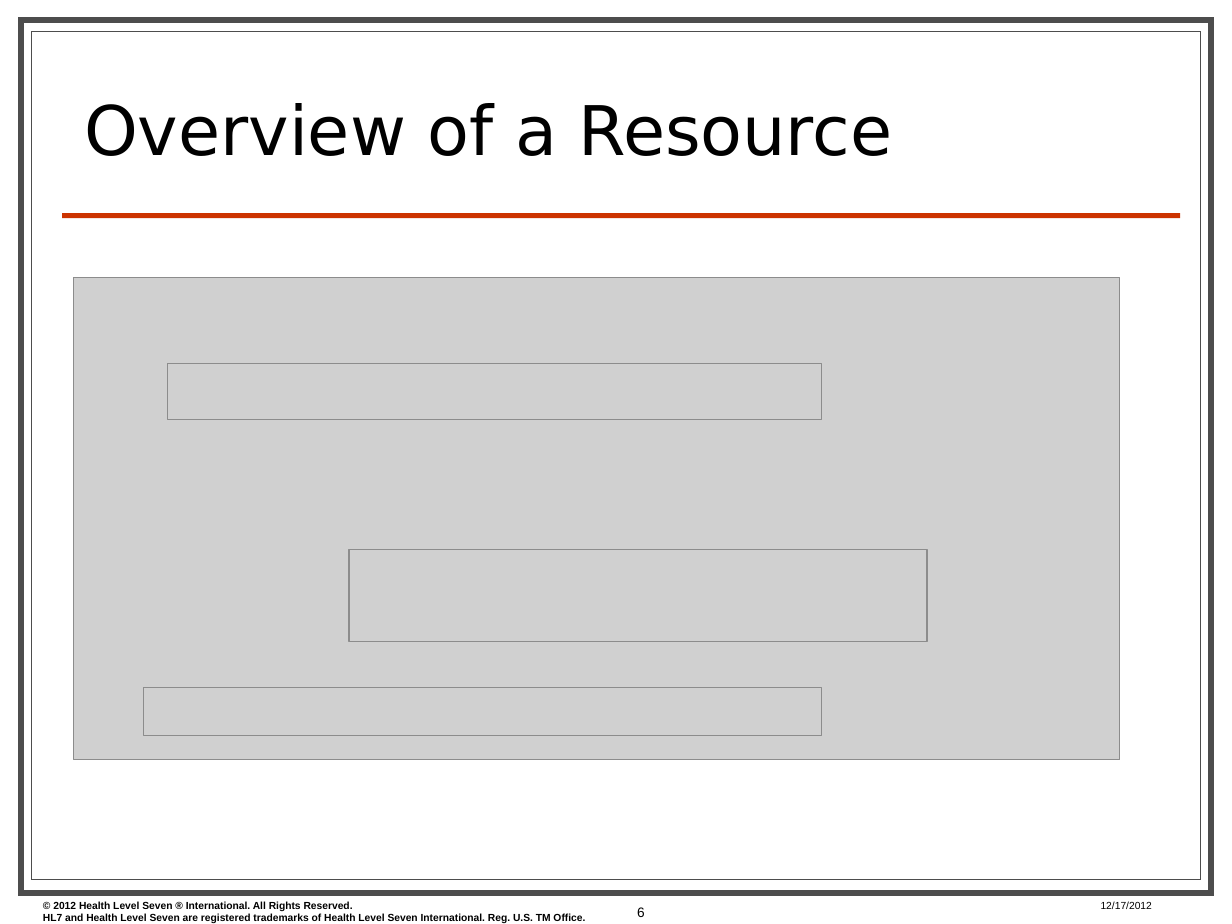
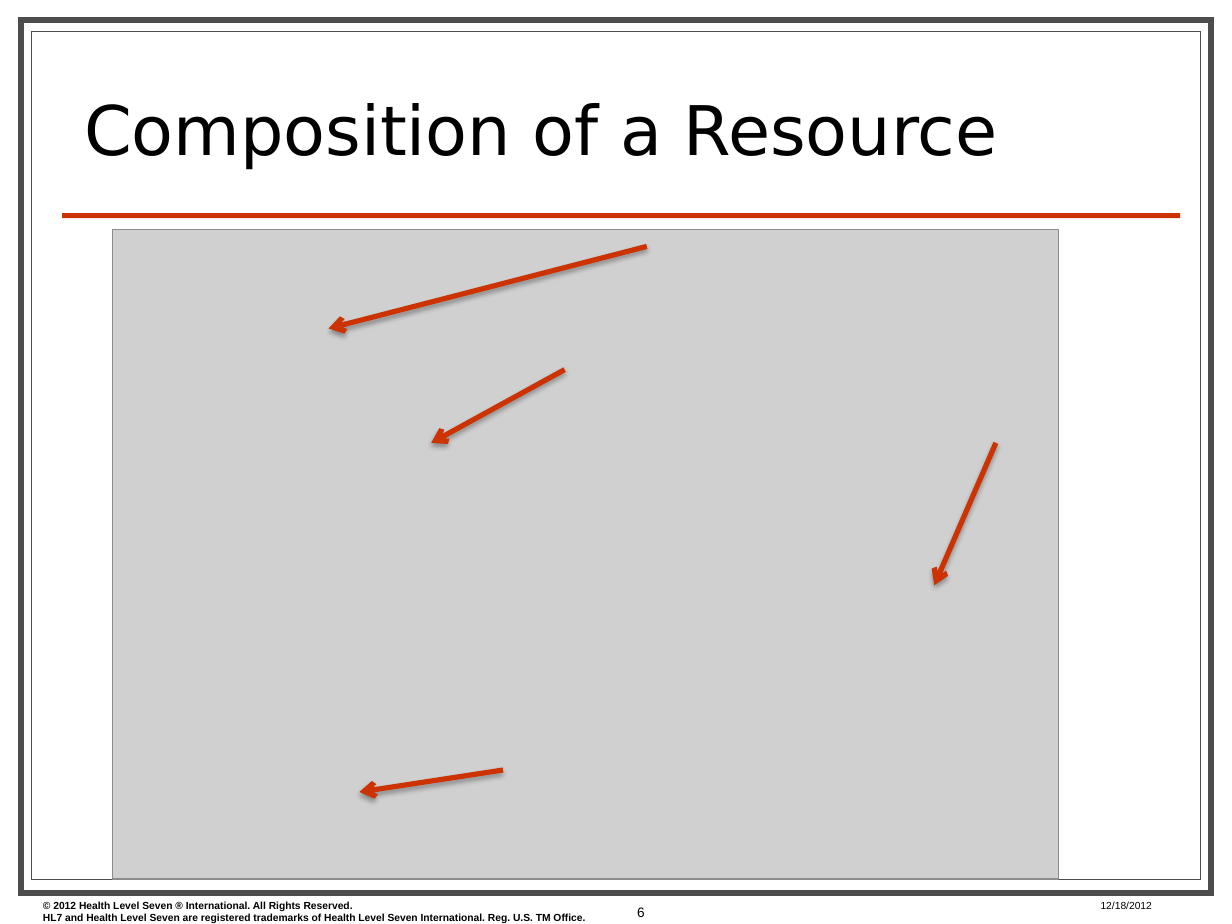
Before and after one commit to vista-novo/fhir, a slide deck: slide 6 of presentations/2013-01 Tutorials/201301 - Phoenix - FhirForDevelopersWGMTutorial.pptx. Drawn at 1232x924 pixels with LibreOffice and Linux fonts; fonts in the diff are those of the drawing; grey boxes stand for pictures; background and template pictures are left out. Boxes give left, top, right and bottom in pixels: in the first picture for what was removed or moved away, otherwise in the second. Text is boxed around its words. In the diff, an @@ line names an element or a change of style, - is before the commit and + after.

```diff
--- a/presentations/2013-01 Tutorials/201301 - Phoenix - FhirForDevelopersWGMTutorial.pptx
+++ b/presentations/2013-01 Tutorials/201301 - Phoenix - FhirForDevelopersWGMTutorial.pptx
@@ title at <box>84,103,998,170</box>: text changed @@
-Overview of a Resource
+Composition of a Resource
@@ picture: place and size @@
-picture at <box>74,277,1120,760</box>
+picture at <box>113,229,1060,878</box>
@@ arrow added from (647, 246) to (329, 329), #CC3300 3 pt @@
@@ picture removed at <box>168,363,822,420</box> @@
@@ arrow added from (564, 370) to (431, 444), #CC3300 3 pt @@
@@ arrow added from (995, 444) to (934, 585), #CC3300 3 pt @@
@@ picture removed at <box>349,549,926,642</box> @@
@@ picture removed at <box>144,687,822,736</box> @@
@@ arrow added from (503, 770) to (360, 792), #CC3300 3 pt @@
@@ text at <box>1101,901,1152,909</box>: text changed @@
-12/17/2012
+12/18/2012
```
Also in this commit, not shown: 6 other slides changed, 12 slides added.
